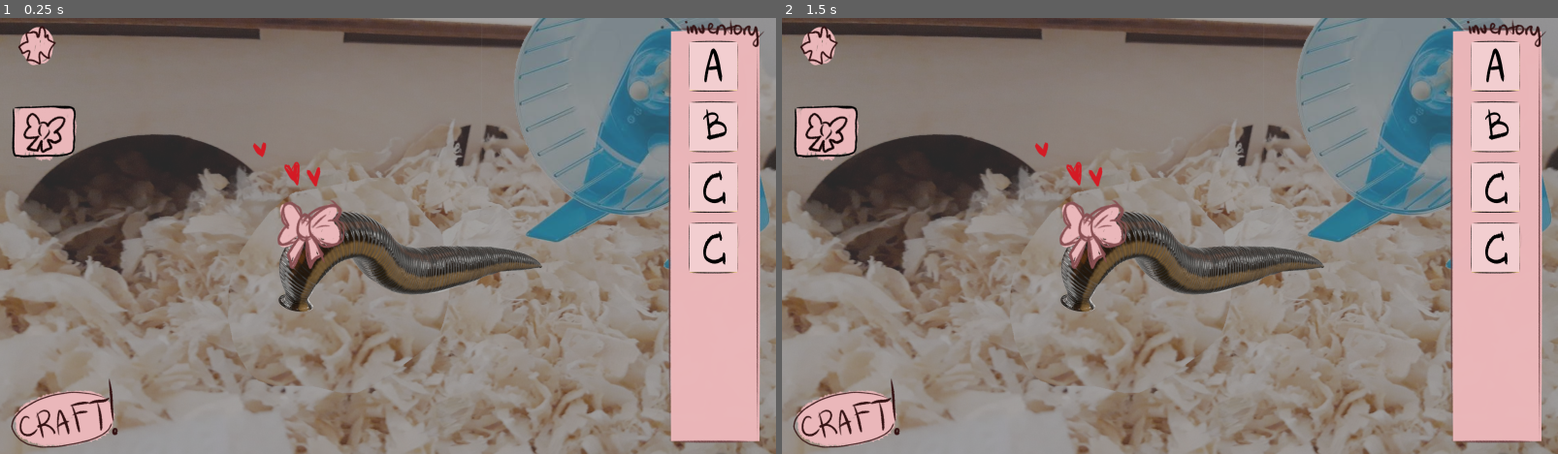
Above: before the commit, frames 1-2 (left to right).
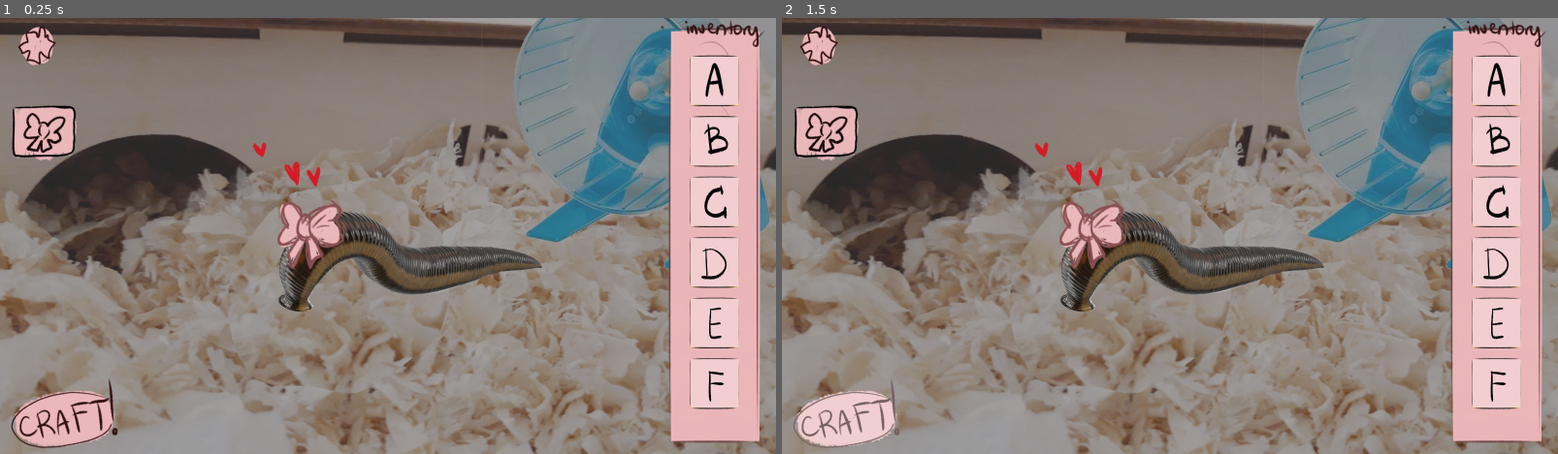
Above: after the commit, the same moments.

Repository: Kohuke123/GameJam
Game: Godot game, scene res://scenes/Gameplay.tscn
Two runs of this game, one before a commit and one after it. Both use one fixed random seed, a clock stepped at 60 frames per second and the inputs below. The project has no main scene, so this scene is started directly.
Inputs (mouse positions are in pixels of both pictures, inside the frame that each line leads up to):
- Up to frame 1 (0.25 s): no input
- Up to frame 2 (1.5 s): click (851, 414) at 0.52 s; click (851, 414) at 1.27 s

The runs differ from the first frame. In frame 1, 2.9% of the frame differs, in the area x 3-96%, y 5-98%; in frame 2, 3.3%, in the area x 1-96%, y 5-99%.

Commit message:
hovering on craft implementation

Diff:
--- a/scenes/Gameplay.tscn
+++ b/scenes/Gameplay.tscn
@@ -1,9 +1,10 @@
-[gd_scene load_steps=13 format=3 uid="uid://epxi06rug1c8"]
+[gd_scene load_steps=17 format=3 uid="uid://epxi06rug1c8"]
 
-[ext_resource type="Script" path="res://gameplay.gd" id="1_qbue0"]
+[ext_resource type="Script" path="res://scripts/gameplay.gd" id="1_vfc4k"]
 [ext_resource type="Texture2D" uid="uid://c6pscuteyf3g3" path="res://assets/Без названия505_20250328132334.png" id="2_jil4t"]
 [ext_resource type="Texture2D" uid="uid://bqsheeq4iq3rd" path="res://assets/Без названия505_20250328132342.png" id="3_8pghu"]
 [ext_resource type="Texture2D" uid="uid://c0dawlj3hkdjr" path="res://assets/Без названия505_20250328132549.png" id="4_xpqau"]
+[ext_resource type="Texture2D" uid="uid://dl74otgyo6h0e" path="res://assets/craftHover.png" id="5_42jlh"]
 [ext_resource type="Texture2D" uid="uid://dhs6b2rooq1rn" path="res://assets/Без названия505_20250328132600.png" id="5_r37i3"]
 [ext_resource type="Texture2D" uid="uid://bmfr2b80puvep" path="res://assets/Без названия507_20250328153424.png" id="6_p260l"]
 [ext_resource type="Texture2D" uid="uid://cvrwnbj5o2cmt" path="res://assets/Без названия505_20250328132614.png" id="6_t7uw7"]
@@ -11,10 +12,13 @@
 [ext_resource type="Texture2D" uid="uid://mwe3um4hdoso" path="res://assets/Без названия505_20250328133448.png" id="7_rqvg5"]
 [ext_resource type="Texture2D" uid="uid://cshqfxxxgygyy" path="res://assets/Без названия505_20250328133458.png" id="8_ws0m6"]
 [ext_resource type="Texture2D" uid="uid://bt7mcyggg3pog" path="res://assets/Без названия505_20250328132609.png" id="10_hlwuj"]
+[ext_resource type="Texture2D" uid="uid://b2y6d2lr718fo" path="res://assets/Без названия507_20250328151812.png" id="10_xmdfx"]
+[ext_resource type="Texture2D" uid="uid://daa8bxuid6v2t" path="res://assets/Без названия507_20250328151815.png" id="11_kd0yo"]
 [ext_resource type="Texture2D" uid="uid://cli72j16gxh1h" path="res://assets/Без названия505_20250328132604.png" id="11_wywar"]
+[ext_resource type="Texture2D" uid="uid://dipe3b80jp5kw" path="res://assets/Без названия507_20250328151819.png" id="12_cikdo"]
 
 [node name="Node2D" type="Node2D"]
-script = ExtResource("1_qbue0")
+script = ExtResource("1_vfc4k")
 
 [node name="GameBG" type="Sprite2D" parent="."]
 scale = Vector2(1.33333, 1.33333)
@@ -25,9 +29,13 @@
 [node name="Leech" type="Sprite2D" parent="."]
 texture = ExtResource("3_8pghu")
 
-[node name="CRAFT" type="Sprite2D" parent="."]
-position = Vector2(-1058, 589)
-texture = ExtResource("4_xpqau")
+[node name="CRAFT" type="TextureButton" parent="."]
+offset_left = -1280.0
+offset_top = 458.0
+offset_right = -836.0
+offset_bottom = 721.0
+texture_normal = ExtResource("4_xpqau")
+texture_hover = ExtResource("5_42jlh")
 
 [node name="InventoryBG" type="Sprite2D" parent="."]
 position = Vector2(1085.5, -0.616567)
@@ -35,7 +43,7 @@
 texture = ExtResource("5_r37i3")
 
 [node name="emptySlotA" type="Sprite2D" parent="InventoryBG"]
-position = Vector2(-8.63257, -418.396)
+position = Vector2(-5.63, -382.365)
 scale = Vector2(0.515, 0.515)
 texture = ExtResource("6_p260l")
 metadata/_edit_group_ = true
@@ -46,7 +54,7 @@
 texture = ExtResource("6_xlsmd")
 
 [node name="emptySlotB" type="Sprite2D" parent="InventoryBG"]
-position = Vector2(-8.63263, -268.267)
+position = Vector2(-5.63007, -232.236)
 scale = Vector2(0.515, 0.515)
 texture = ExtResource("6_p260l")
 metadata/_edit_group_ = true
@@ -56,7 +64,7 @@
 texture = ExtResource("7_rqvg5")
 
 [node name="emptySlotC" type="Sprite2D" parent="InventoryBG"]
-position = Vector2(-8.63257, -118.139)
+position = Vector2(-5.63, -82.1078)
 scale = Vector2(0.515, 0.515)
 texture = ExtResource("6_p260l")
 metadata/_edit_group_ = true
@@ -66,14 +74,34 @@
 texture = ExtResource("8_ws0m6")
 
 [node name="emptySlotD" type="Sprite2D" parent="InventoryBG"]
-position = Vector2(-8.63257, 31.9898)
+position = Vector2(-5.63, 68.0206)
 scale = Vector2(0.515, 0.515)
 texture = ExtResource("6_p260l")
 metadata/_edit_group_ = true
 
 [node name="slotD" type="Sprite2D" parent="InventoryBG/emptySlotD"]
 position = Vector2(0.000366211, -1.45759)
-texture = ExtResource("8_ws0m6")
+texture = ExtResource("10_xmdfx")
+
+[node name="emptySlotE" type="Sprite2D" parent="InventoryBG"]
+position = Vector2(-5.63, 218.149)
+scale = Vector2(0.515, 0.515)
+texture = ExtResource("6_p260l")
+metadata/_edit_group_ = true
+
+[node name="slotE" type="Sprite2D" parent="InventoryBG/emptySlotE"]
+position = Vector2(0.000366211, -1.45759)
+texture = ExtResource("11_kd0yo")
+
+[node name="emptySlotF" type="Sprite2D" parent="InventoryBG"]
+position = Vector2(-5.63, 368.278)
+scale = Vector2(0.515, 0.515)
+texture = ExtResource("6_p260l")
+metadata/_edit_group_ = true
+
+[node name="slotF" type="Sprite2D" parent="InventoryBG/emptySlotF"]
+position = Vector2(0.000366211, -1.45759)
+texture = ExtResource("12_cikdo")
 
 [node name="SettingsOrPause" type="Sprite2D" parent="."]
 position = Vector2(-1151, -627)
Binary file added: assets/craftHover.png
Not shown, added: assets/craftHover.png.import
Not shown, changed: assets/desktop.ini
Binary file added: assets/Без названия507_20250328151812.png
Not shown, added: assets/Без названия507_20250328151812.png.import
Binary file added: assets/Без названия507_20250328151815.png
Not shown, added: assets/Без названия507_20250328151815.png.import
Binary file added: assets/Без названия507_20250328151819.png
Not shown, added: assets/Без названия507_20250328151819.png.import
